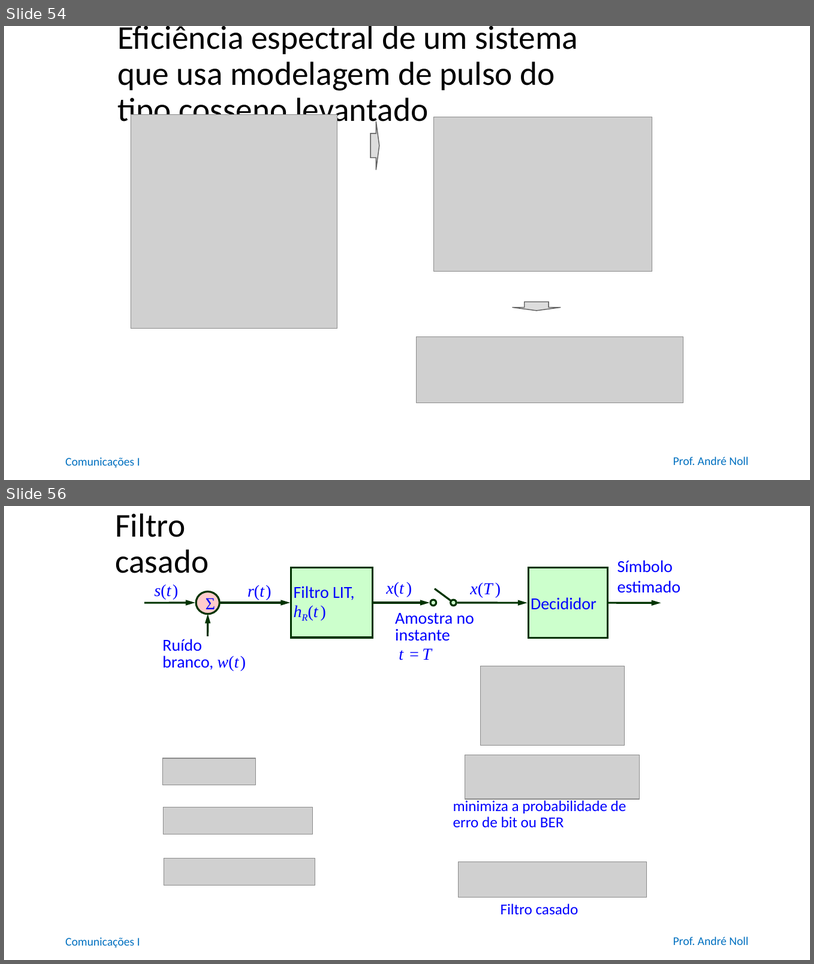
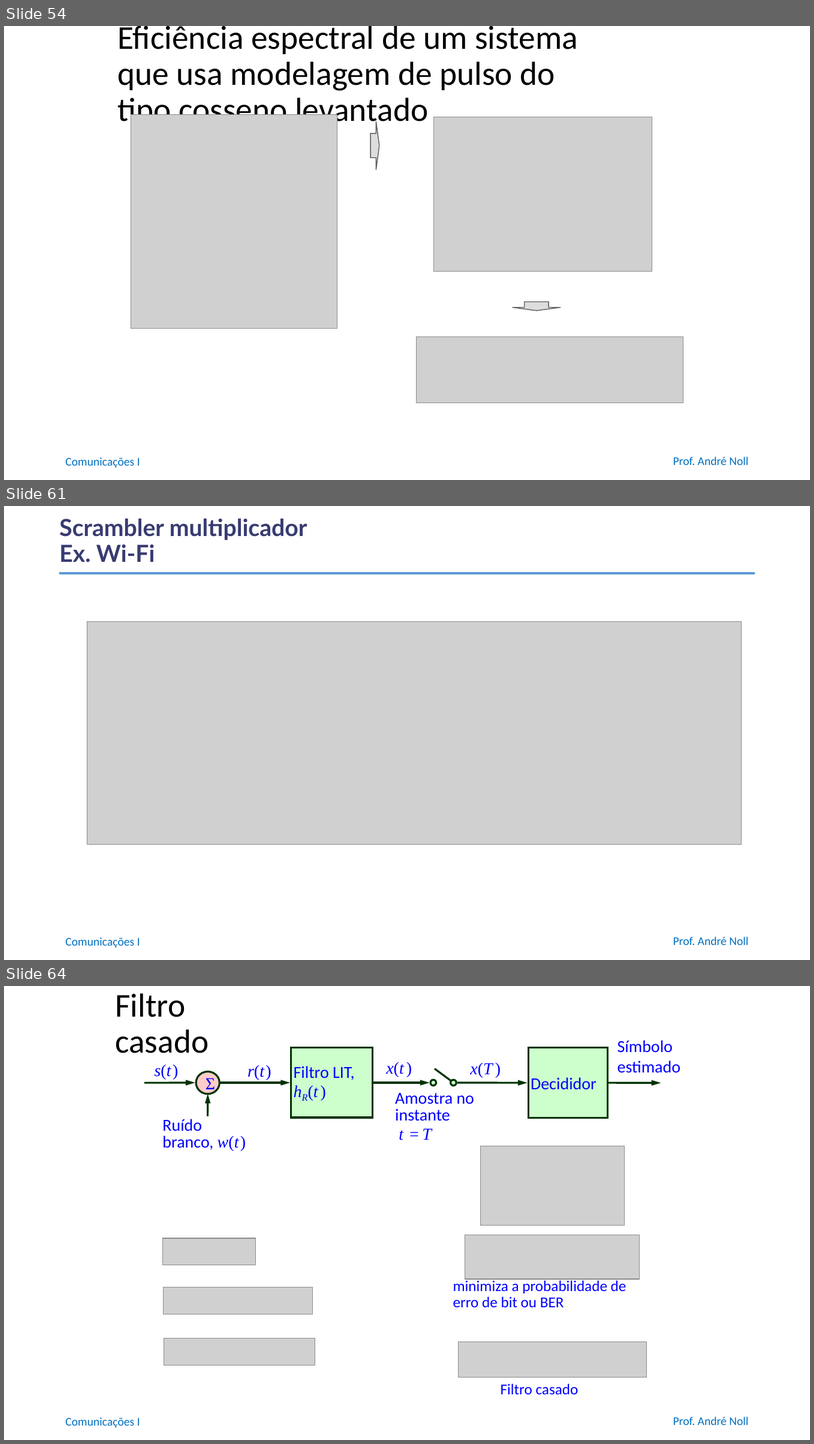
Before and after one commit to anollba/comunicacoes_i_ufrj, a slide deck: slides/Part3 -Digital/03_04_Códigos_linha.pptx. Shown one above the other, each under a label of ours: slides 54 and 56 before the commit, slides 54, 61 and 64 after it; the slides between them are not shown. The pictures are 814x964 and 814x1444 pixels, drawn with LibreOffice and Linux fonts; fonts in the diff are those of the drawing; grey boxes stand for pictures; background and template pictures are left out. Boxes give left, top, right and bottom in pixels: in the first picture for what was removed or moved away, otherwise in the second. Text is boxed around its words. In the diff, an @@ line names an element or a change of style, - is before the commit and + after.

```diff
--- a/slides/Part3 -Digital/03_04_Códigos_linha.pptx
+++ b/slides/Part3 -Digital/03_04_Códigos_linha.pptx
@@ slide 61 added at (4, 506, 810, 960), background #FFFFFF; not listed: 2 template elements that a slide beside it also shows @@
@@ title added at (59, 519, 308, 562), 28 pt, text #383B71, bold @@
+Scrambler multiplicador
+Ex. Wi-Fi
@@ line added from (60, 573) to (755, 573), #5B9BD5 3.25 pt @@
@@ picture added at (87, 622, 742, 844) @@
@@ what was slide 56 is now slide 64 @@
```
Also in this commit, not shown: 2 slides changed, 7 other slides added, 25 slides removed, 1 other file.
